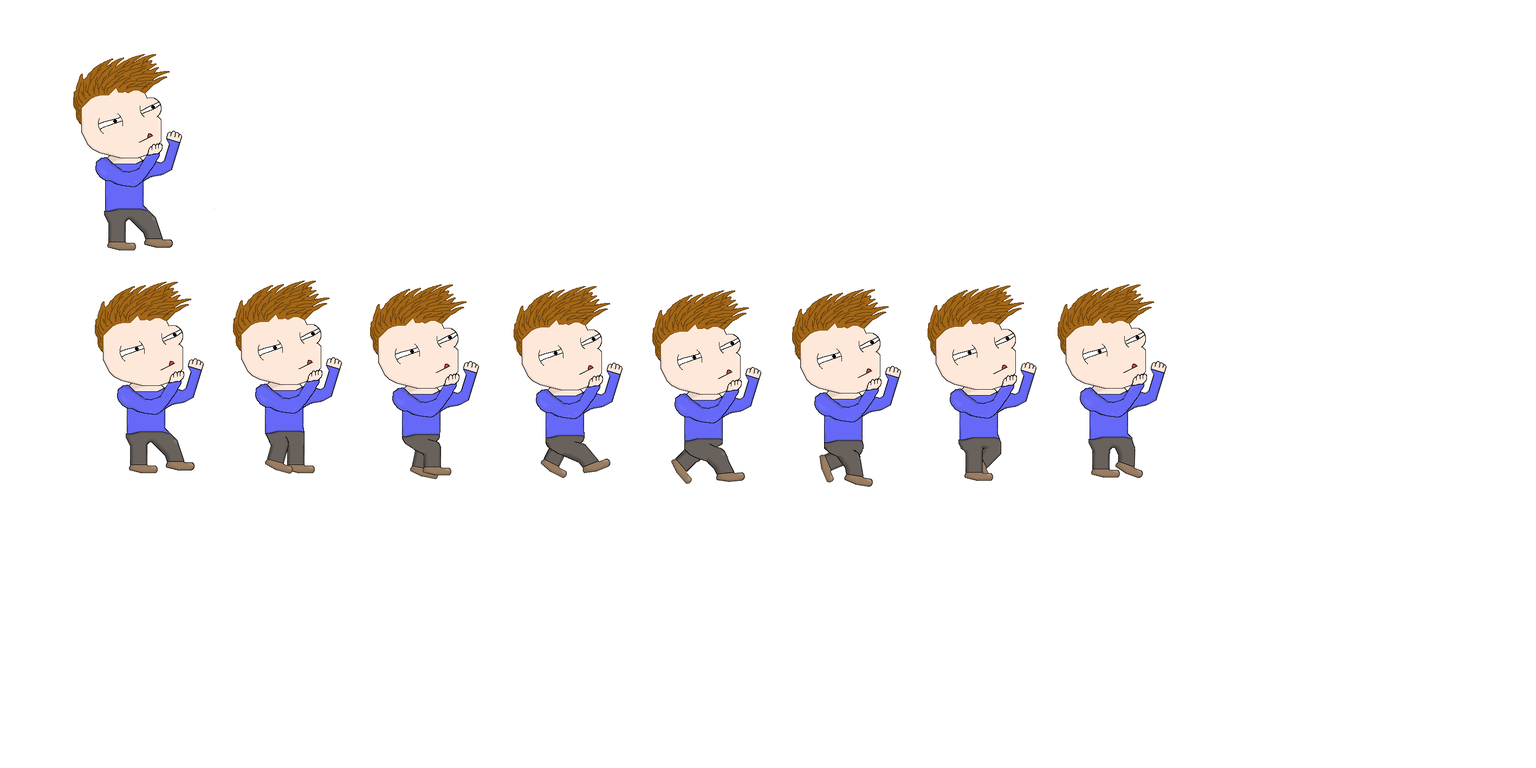
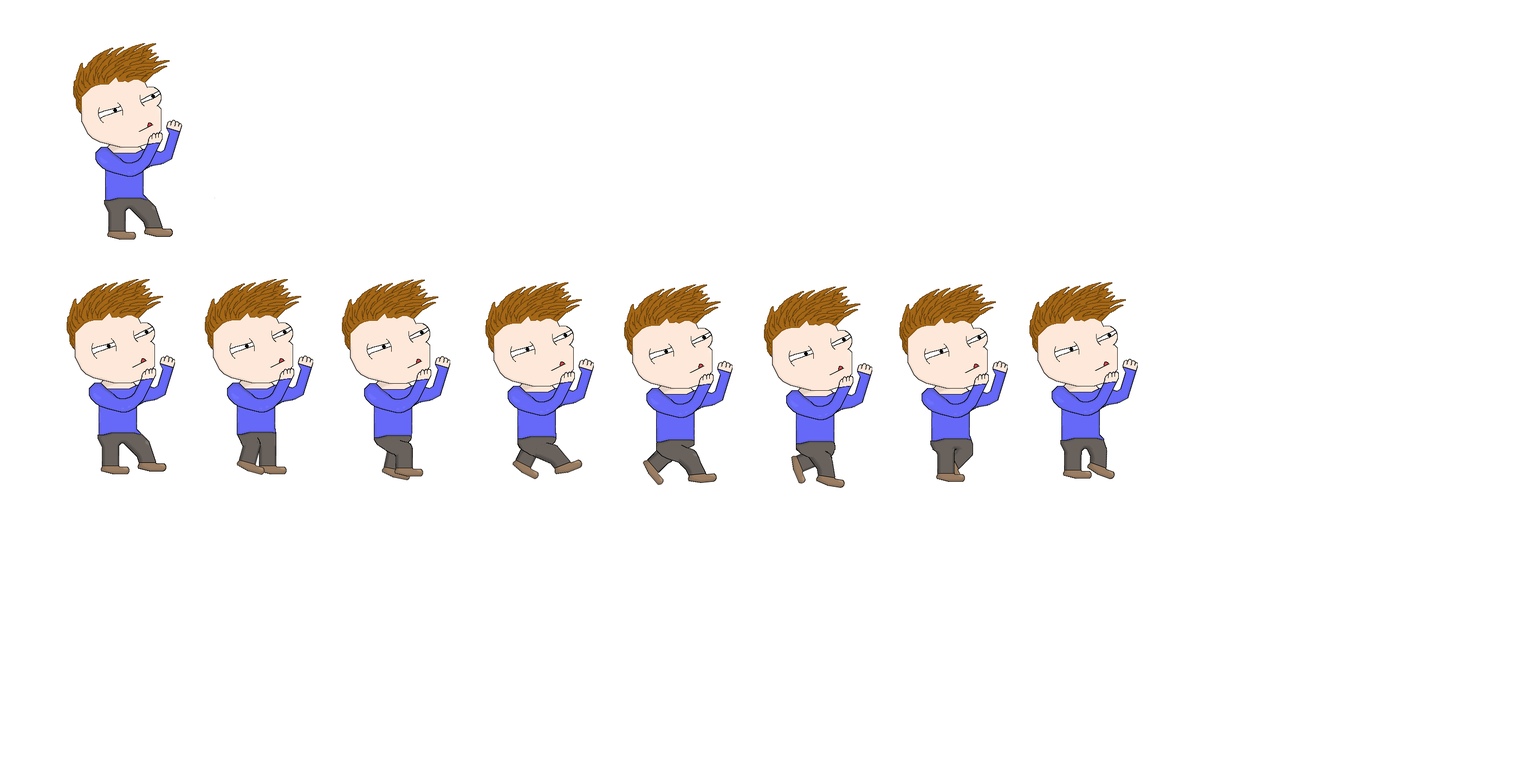
Layers edited between the first and the second (1536, 768) image:
moved "block" above "walk+block", painted on it over [73, 43, 216, 251]
painted on "walk+block" over [66, 279, 1168, 489]
